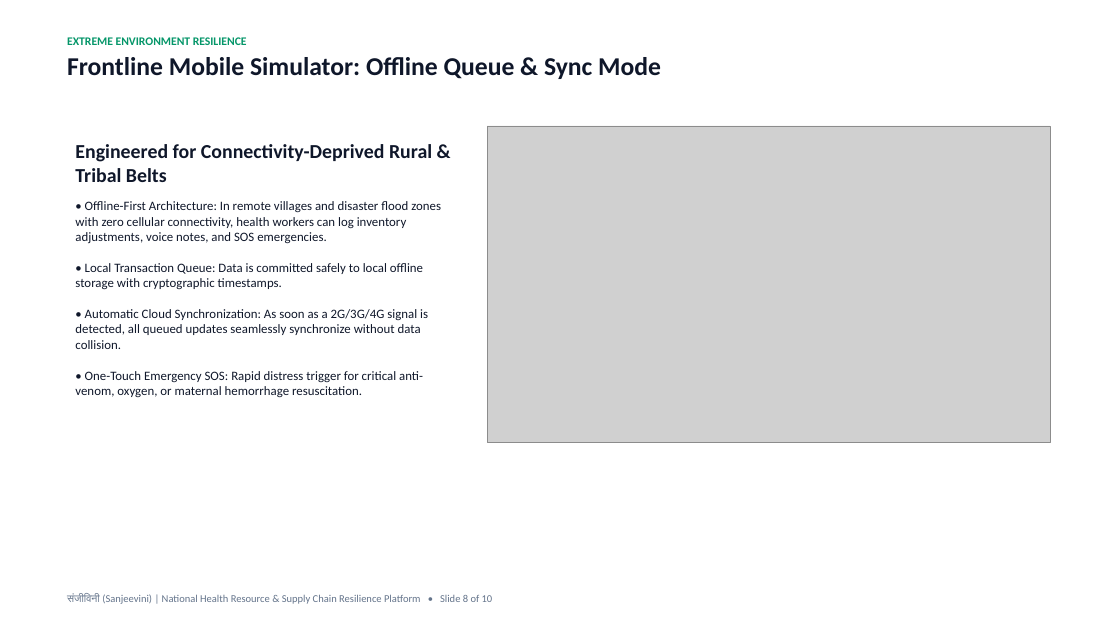
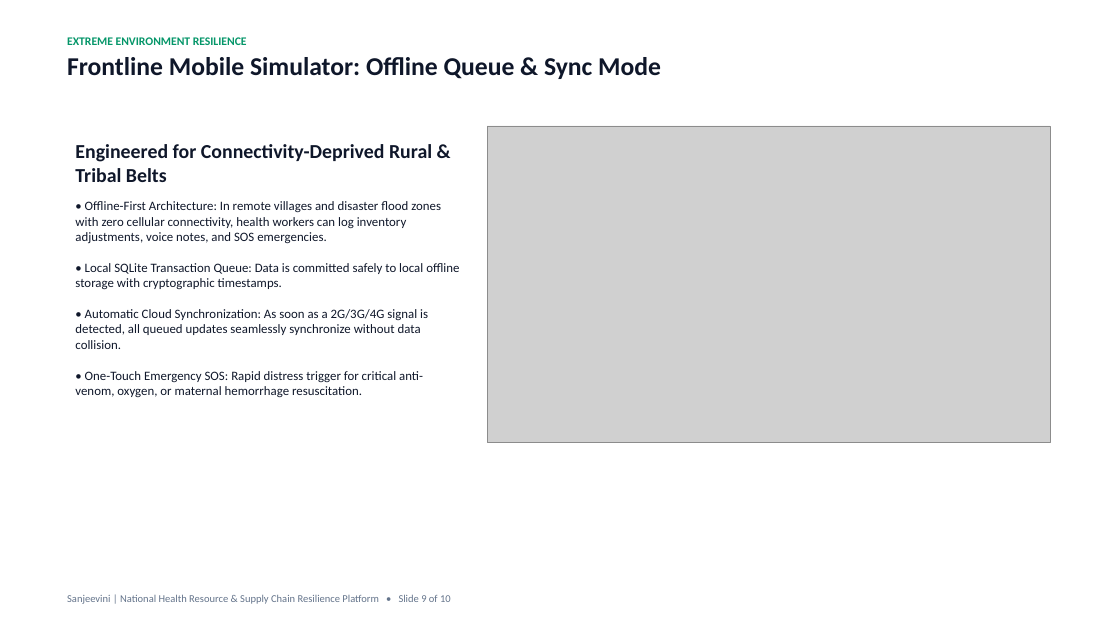
Before and after one commit to chiraghs/Sanjeevini, a slide deck: slide 9 of Pitch-DECK/Sanjeevini-Pitch-Deck.pptx (slide 8 before the commit). Drawn at 1120x630 pixels with LibreOffice and Linux fonts; fonts in the diff are those of the drawing; grey boxes stand for pictures. Boxes give left, top, right and bottom in pixels: in the first picture for what was removed or moved away, otherwise in the second. Text is boxed around its words. In the diff, an @@ line names an element or a change of style, - is before the commit and + after.

Commit message:
docs(pitch-deck): remove Devanagari Hindi text and integrate 5-tier System Architecture from README into 10-slide deck

```diff
--- a/Pitch-DECK/Sanjeevini-Pitch-Deck.pptx
+++ b/Pitch-DECK/Sanjeevini-Pitch-Deck.pptx
@@ text at (75, 201, 459, 398): text changed @@
-• Offline-First Architecture: In remote villages and disaster flood zones with zero cellular connectivity, health workers can log inventory adjustments, voice notes, and SOS emergencies.
-• Local Transaction Queue: Data is committed safely to local offline storage with cryptographic timestamps.
-• Automatic Cloud Synchronization: As soon as a 2G/3G/4G signal is detected, all queued updates seamlessly synchronize without data collision.
-• One-Touch Emergency SOS: Rapid distress trigger for critical anti-venom, oxygen, or maternal hemorrhage resuscitation.
+• Offline-First Architecture: In remote villages and disaster flood zones with zero cellular connectivity, health workers can log inventory adjustments, voice notes, and SOS emergencies.
+• Local SQLite Transaction Queue: Data is committed safely to local offline storage with cryptographic timestamps.
+• Automatic Cloud Synchronization: As soon as a 2G/3G/4G signal is detected, all queued updates seamlessly synchronize without data collision.
+• One-Touch Emergency SOS: Rapid distress trigger for critical anti-venom, oxygen, or maternal hemorrhage resuscitation.
@@ text at (67, 594, 451, 604): text changed @@
-संजीविनी (Sanjeevini) | National Health Resource & Supply Chain Resilience Platform • Slide 8 of 10
+Sanjeevini | National Health Resource & Supply Chain Resilience Platform • Slide 9 of 10
```
Also in this commit, not shown: 8 other slides changed, 1 slide added, 1 slide removed, 2 other files.
